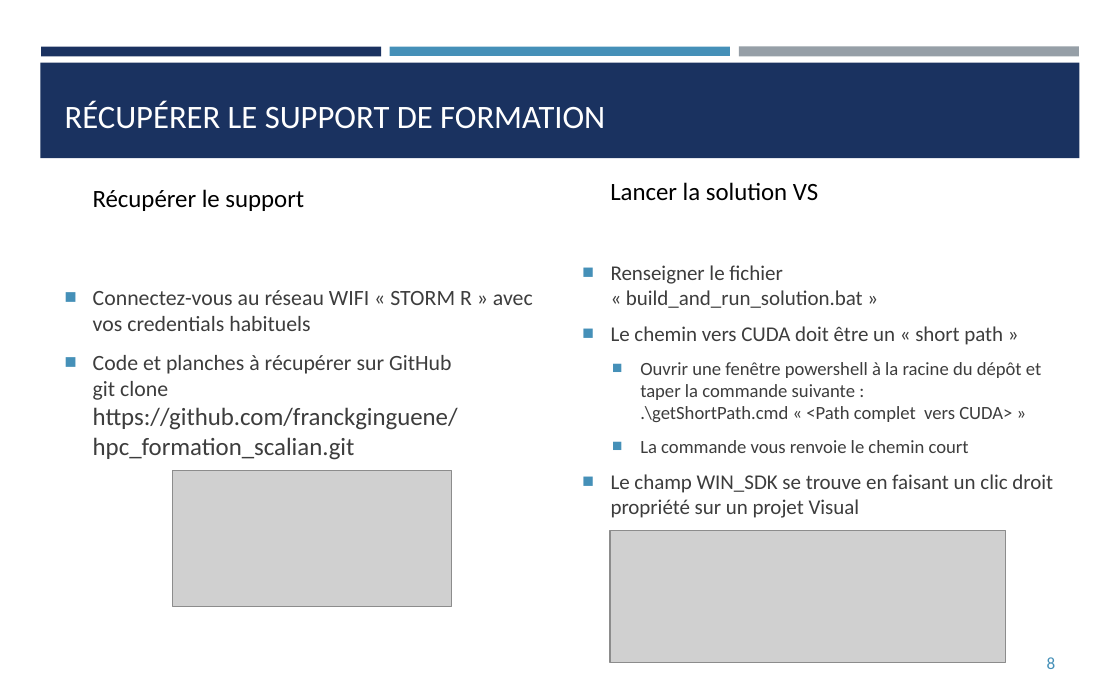
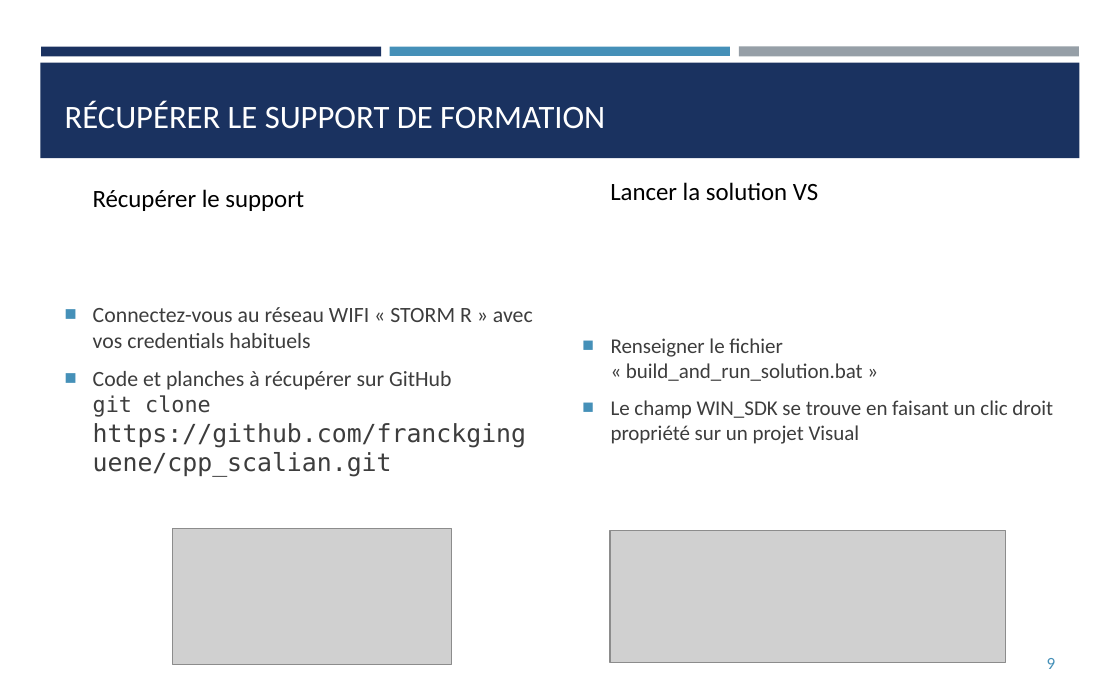
Before and after one commit to franckginguene/cpp_scalian, a slide deck: slide 9 of diapos/CPP_Intro.pptx (slide 8 before the commit). Drawn at 1120x700 pixels with LibreOffice and Linux fonts; fonts in the diff are those of the drawing; grey boxes stand for pictures. Boxes give left, top, right and bottom in pixels: in the first picture for what was removed or moved away, otherwise in the second. Text is boxed around its words. In the diff, an @@ line names an element or a change of style, - is before the commit and + after.

```diff
--- a/diapos/CPP_Intro.pptx
+++ b/diapos/CPP_Intro.pptx
@@ text at <box>611,326,1041,453</box>: paragraphs removed @@
-■ Le chemin vers CUDA doit être un « short path »
-  ■ Ouvrir une fenêtre powershell à la racine du dépôt et taper la commande suivante :
-    .\getShortPath.cmd « <Path complet vers CUDA> »
-  ■ La commande vous renvoie le chemin court
@@ text at <box>93,371,526,477</box>: text changed; font Calibri to DejaVu Sans Mono @@
-■ Code et planches à récupérer sur GitHub
-  git clone
-  https://github.com/franckginguene/
-  hpc_formation_scalian.git
+■ Code et planches à récupérer sur GitHub
+  git clone https://github.com/franckginguene/cpp_scalian.git
@@ picture: place and size @@
-picture at <box>172,470,451,607</box>
+picture at <box>172,529,451,665</box>
@@ page number at <box>1047,658,1056,669</box>: text changed @@
-8
+9
```
Also in this commit, not shown: 4 other slides changed, 3 slides added, 2 slides removed, 1 other file.
